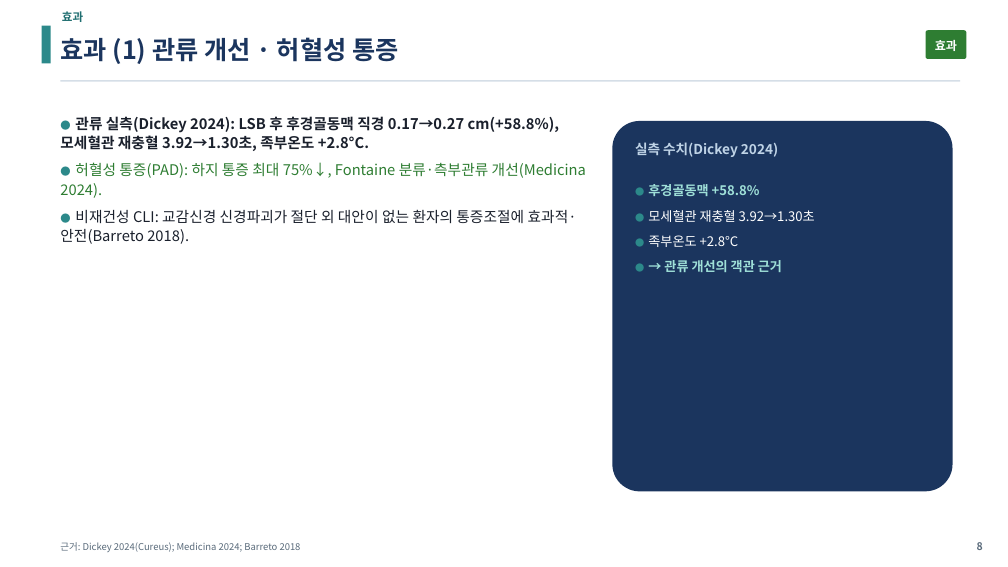
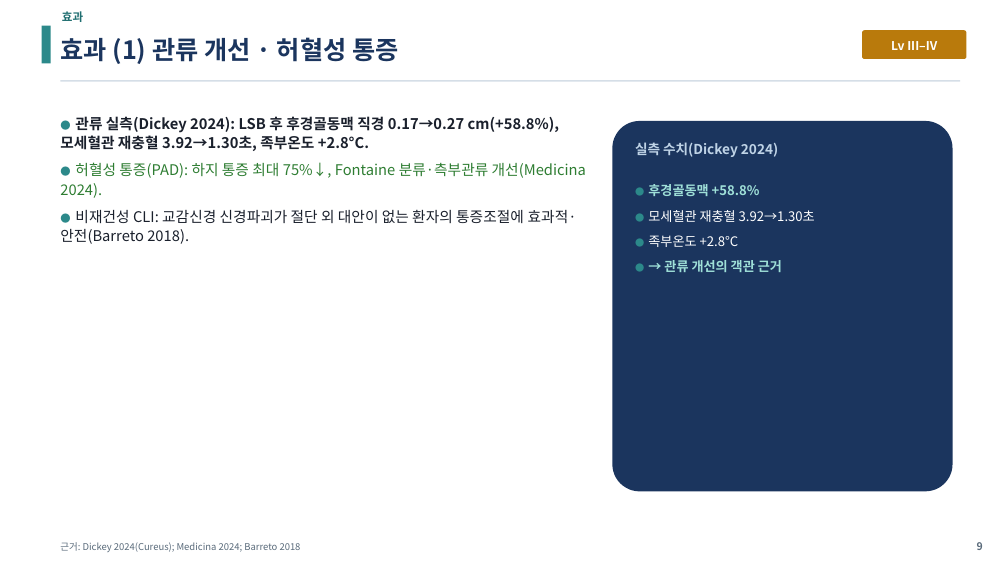
Before and after one commit to wonkeeparkos-pixel/ppt-work, a slide deck: slide 9 of 문헌고찰_NLC_RLS_LSB/03_LSB/LSB_발표.pptx (slide 8 before the commit). Drawn at 1008x567 pixels with LibreOffice and Linux fonts; fonts in the diff are those of the drawing. Boxes give left, top, right and bottom in pixels: in the first picture for what was removed or moved away, otherwise in the second. Text is boxed around its words. In the diff, an @@ line names an element or a change of style, - is before the commit and + after.

```diff
--- a/문헌고찰_NLC_RLS_LSB/03_LSB/LSB_발표.pptx
+++ b/문헌고찰_NLC_RLS_LSB/03_LSB/LSB_발표.pptx
@@ rounded rectangle: place and size @@
-rounded rectangle at bbox=[926, 30, 966, 59]
+rounded rectangle at bbox=[862, 30, 966, 59]
@@ rounded rectangle at bbox=[862, 30, 966, 59]: fill #2E7D32 to #B97A0C @@
@@ text at bbox=[891, 41, 937, 50]: text changed @@
-효과
+Lv III–IV
```
Also in this commit, not shown: 9 other slides changed, 2 slides added, 6 other files.
